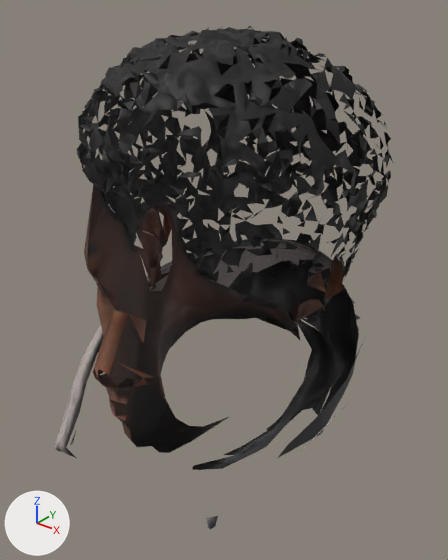
An edit to the glTF model godot-world-fracture/models/operators/heads/m-cipher.glb, drawn before and after from the same camera.
Camera for both pictures: a 50 mm camera at (0.251, -0.343, 1.725) aimed at (0.001, -0.031, 1.532). The axes (+X, +Y, +Z) are drawn at lower left. The lights are the same throughout. The older version comes first. Vertices at exactly the same position are counted once.

The first picture shows 'FaceHead'.
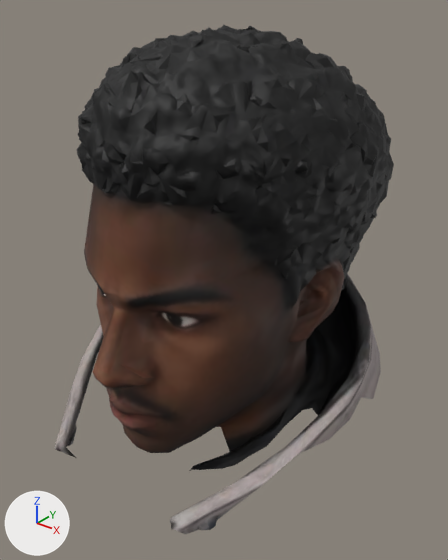
Diff of the bpy script that builds the scene:
```diff
--- a/godot-world-fracture/models/operators/heads/m-cipher.glb.py
+++ b/godot-world-fracture/models/operators/heads/m-cipher.glb.py
@@ me_facehead @@
 # used by ob_facehead; location = (0.0, 0.0, 0.0)
-me_facehead.from_pydata(...)  # 3239 vertices, 4243 faces; spans x -0.108..0.11, y -0.151..0.114, z 1.407..1.7
+me_facehead.from_pydata(...)  # 3738 vertices, 7400 faces; spans x -0.108..0.11, y -0.151..0.114, z 1.407..1.7
+# me_facehead part 1: 489 vertices added at x -0.09..0.109, y -0.15..0.082, z 1.411..1.698
+# me_facehead part 2: 10 vertices added at x -0.085..-0.059, y -0.147..-0.108, z 1.418..1.444
 me_facehead.materials.append(mat_faceskin)
```

Boxes [x1, y1, x2, y2] around the edits, measured in the pictures (448 x 560 px):
'FaceHead', reshaped: before [54, 26, 393, 530]; after [54, 25, 394, 534]
part 1 of me_facehead, added: after [78, 30, 394, 534]
part 2 of me_facehead, added (mostly hidden): after [67, 423, 77, 446]
